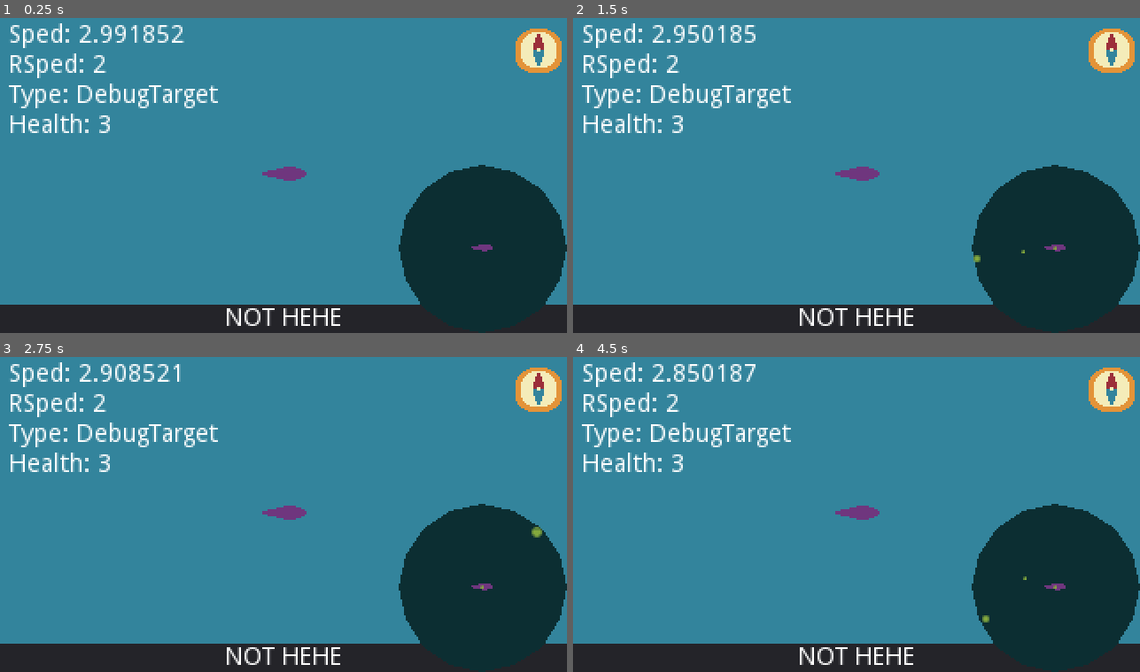
Above: before the commit, frames 1-4 (two rows, left to right).
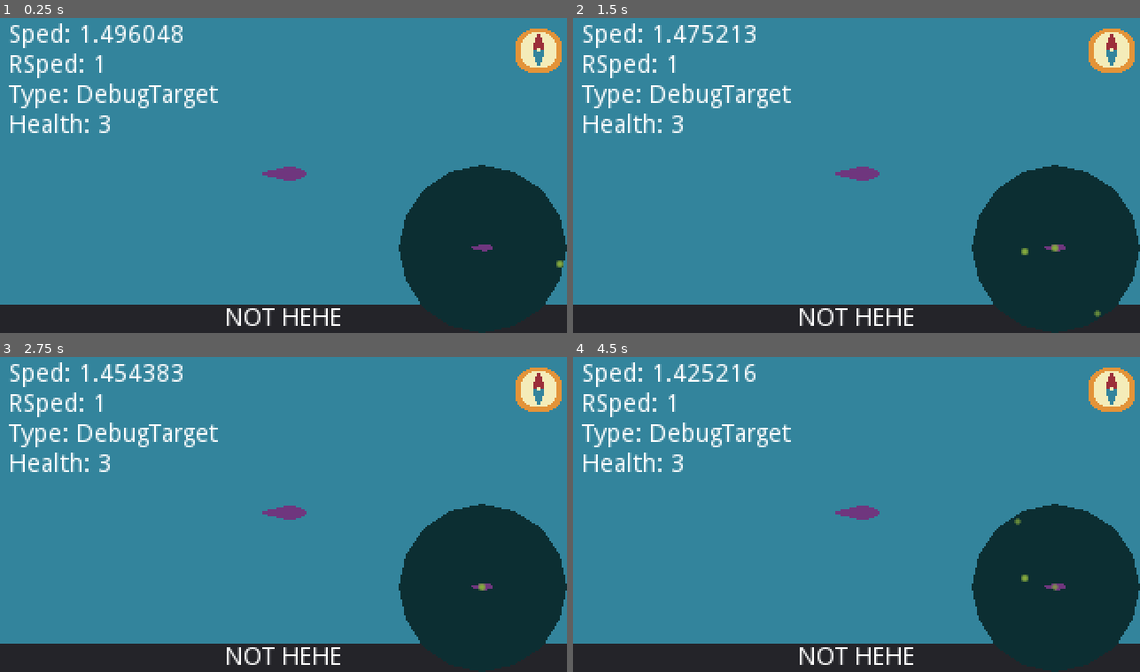
Above: after the commit, the same moments.

Repository: Scribble-Sheep/Shipgame
Game: Godot game, scene res://World.tscn
Two runs of this game, one before a commit and one after it. Both use one fixed random seed, a clock stepped at 60 frames per second and the inputs below. The engine's default icon, where the game draws it, is replaced by a stand-in: a white triangle on a blue panel in a dark square.
Inputs (mouse positions are in pixels of both pictures, inside the frame that each line leads up to):
- Up to frame 1 (0.25 s): no input
- Up to frame 2 (1.5 s): click (856, 172) at 0.6 s; move the mouse to (743, 188) at 1.27 s; click (743, 188) at 1.35 s
- Up to frame 3 (2.75 s): move the mouse to (340, 442) at 2.02 s; click (340, 442) at 2.1 s
- Up to frame 4 (4.5 s): move the mouse to (828, 577) at 2.77 s; click (828, 577) at 2.85 s; move the mouse to (1026, 561) at 3.52 s; click (1026, 561) at 3.6 s; move the mouse to (686, 464) at 4.27 s; click (686, 464) at 4.35 s

The runs differ from the first frame. In frame 1, 0.6% of the frame differs, in the area x 14-100%, y 2-80%; in frame 2, 0.6%; in frame 3, 0.6%; in frame 4, 0.7%, in the area x 14-86%, y 2-85%.

Commit message:
targets only show position every x seconds

Diff:
--- a/Code/BaseTarget.gd
+++ b/Code/BaseTarget.gd
@@ -5,21 +5,29 @@
 var angle=0
 var radius = 90
 #Speeds
-var rotSpeed = 2
-var closingSpeed = 1
+export var rotSpeed = 2
+export var closingSpeed = 1
 #Other
 var health: int = 3
 var oldPos = Vector2.ZERO#debug code
+onready var pingDot= $PingDot
 
 func _ready():
 	position = polar2cartesian(radius, angle)
 	oldPos = position#debug code
+	call_deferred("_changePingParent")
 	pass
+
+func _changePingParent():
+	remove_child(pingDot)
+	get_parent().add_child(pingDot)
 
 func _process(delta):
 	move(delta, self.angle, self.rotSpeed, self.radius, self.closingSpeed)
 	_updatePolarCoordinates()
 	_debugUpdateLabel()
+	if OS.get_system_time_msecs()%800 <= 10:
+		_dropPing()
 	oldPos = position #debug code
 
 func _updatePolarCoordinates():
@@ -35,8 +43,9 @@
 	debugLabels[0].text +="Health: " + str(health)
 
 ## Drop the object's Ping wherever it may be at this point in time.
-func _dropPing():
-	pass
+func _dropPing(): # TODO Depency Inject this when there's an enemy manager later.
+	pingDot.position = position
+	print (pingDot.position, position)
 
 # Instance defined methods becaus gdscript doesn't allow abstraction
 func move(_delta, _angle, _rotspeed, _radius, _closingspeed):
--- a/Code/Torpedo.gd
+++ b/Code/Torpedo.gd
@@ -11,7 +11,6 @@
 var loaded: bool = true
 
 func _ready():
-	print ("hehe")
 	print(get_children())
 
 func _physics_process(_delta):
@@ -21,7 +20,6 @@
 		self_destruct()
 
 func  launch(_target: Vector2, _origin: Vector2, _speed: int, _delta):
-	print(_target, _origin, _speed, " ", _delta)
 	var _velocity = _target - _origin
 	_velocity = _velocity.normalized()
 	_velocity = _velocity * _speed * _delta
--- a/Code/TorpedoManager.gd
+++ b/Code/TorpedoManager.gd
@@ -16,8 +16,7 @@
 func _ready():
 	torpedoLaunchNode = get_node(torpedoLaunchNodePath)
 	shipTransform = get_node(shipTransformPath)
-	print(torpedoLaunchNode, shipTransform)
-	var shipTransform = get_node(shipTransformPath)
+	shipTransform = get_node(shipTransformPath)
 	if (Indicators.size() != 3):
 		print ("something's wrong, we don't have 3 torpedo indicators.")
 	torpedos.resize(Indicators.size())
--- a/Scenes/DebugTarget.tscn
+++ b/Scenes/DebugTarget.tscn
@@ -34,10 +34,10 @@
 collision_mask = 5
 script = ExtResource( 2 )
 
-[node name="Icon" type="AnimatedSprite" parent="."]
+[node name="PingDot" type="AnimatedSprite" parent="."]
 scale = Vector2( 2, 2 )
 frames = SubResource( 5 )
-frame = 3
+frame = 1
 playing = true
 
 [node name="CollisionShape2D" type="CollisionShape2D" parent="."]
--- a/Scenes/Torpedo.tscn
+++ b/Scenes/Torpedo.tscn
@@ -1,7 +1,23 @@
-[gd_scene load_steps=4 format=2]
+[gd_scene load_steps=7 format=2]
 
 [ext_resource path="res://Sprites/Debug/RadarBlip.png" type="Texture" id=1]
 [ext_resource path="res://Code/Torpedo.gd" type="Script" id=2]
+
+[sub_resource type="AtlasTexture" id=2]
+atlas = ExtResource( 1 )
+region = Rect2( 6, 0, 6, 6 )
+
+[sub_resource type="AtlasTexture" id=3]
+atlas = ExtResource( 1 )
+region = Rect2( 12, 0, 6, 6 )
+
+[sub_resource type="SpriteFrames" id=5]
+animations = [ {
+"frames": [ SubResource( 2 ), SubResource( 3 ) ],
+"loop": true,
+"name": "default",
+"speed": 5.0
+} ]
 
 [sub_resource type="CircleShape2D" id=1]
 radius = 16.0
@@ -11,10 +27,10 @@
 collision_mask = 2
 script = ExtResource( 2 )
 
-[node name="Sprite" type="Sprite" parent="."]
-texture = ExtResource( 1 )
-hframes = 4
-frame = 1
+[node name="Sprite" type="AnimatedSprite" parent="."]
+scale = Vector2( 2, 2 )
+frames = SubResource( 5 )
+playing = true
 
 [node name="CollisionShape2D" type="CollisionShape2D" parent="."]
 show_behind_parent = true
--- a/World.tscn
+++ b/World.tscn
@@ -1,27 +1,14 @@
-[gd_scene load_steps=9 format=2]
+[gd_scene load_steps=7 format=2]
 
 [ext_resource path="res://Scenes/Ship.tscn" type="PackedScene" id=1]
 [ext_resource path="res://Sprites/Debug/DebugSub.png" type="Texture" id=2]
 [ext_resource path="res://Scenes/DebugTarget.tscn" type="PackedScene" id=3]
 [ext_resource path="res://Code/TorpedoManager.gd" type="Script" id=4]
 [ext_resource path="res://Scenes/GUI Scenes/WorldGUI.tscn" type="PackedScene" id=5]
-[ext_resource path="res://Code/DebugTarget.gd" type="Script" id=6]
 [ext_resource path="res://Scenes/GUI Scenes/CombatGui.tscn" type="PackedScene" id=7]
-[ext_resource path="res://icon.png" type="Texture" id=8]
 
 [node name="World" type="Node2D"]
 position = Vector2( 160, 90 )
-
-[node name="DebugTarget2" type="KinematicBody2D" parent="."]
-visible = false
-position = Vector2( 90, 0 )
-collision_layer = 2
-collision_mask = 5
-script = ExtResource( 6 )
-
-[node name="Icon" type="Sprite" parent="DebugTarget2"]
-scale = Vector2( 0.5, 0.5 )
-texture = ExtResource( 8 )
 
 [node name="RadarLayer" type="CanvasLayer" parent="."]
 offset = Vector2( 192, 87 )
@@ -36,6 +23,7 @@
 
 [node name="DebugTarget" parent="RadarLayer/RadarOrigin" instance=ExtResource( 3 )]
 position = Vector2( 90, 0 )
+rotSpeed = 1
 
 [node name="Polygon2D" type="Polygon2D" parent="RadarLayer/RadarOrigin"]
 z_index = -1
